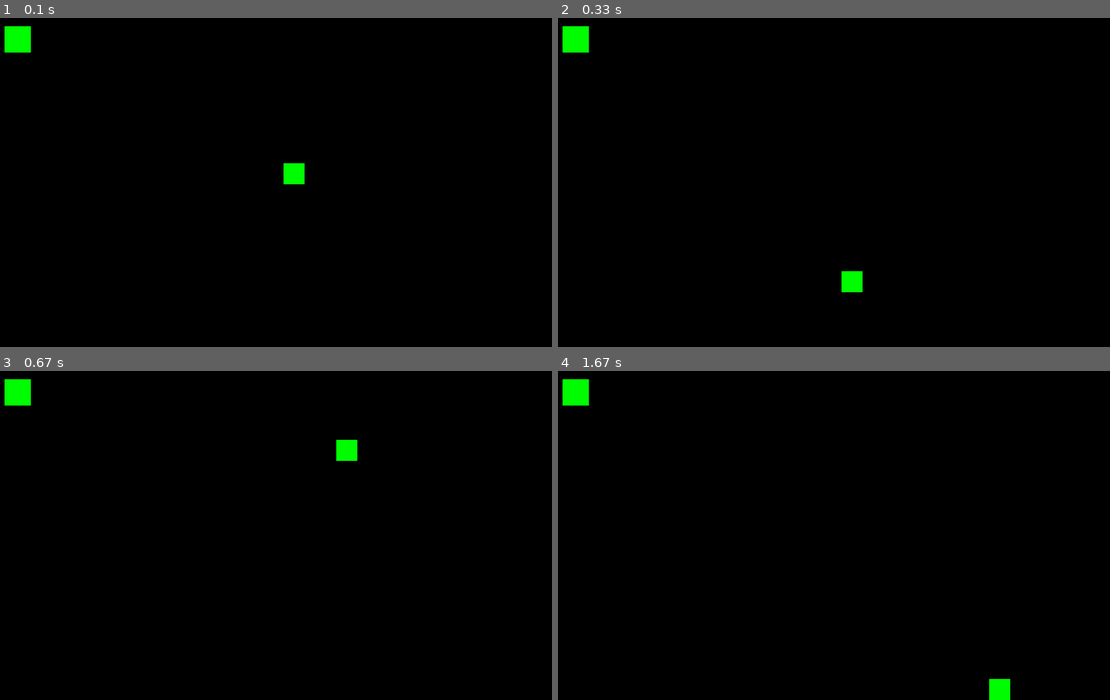
Above: before the commit, frames 1-4 (two rows, left to right).
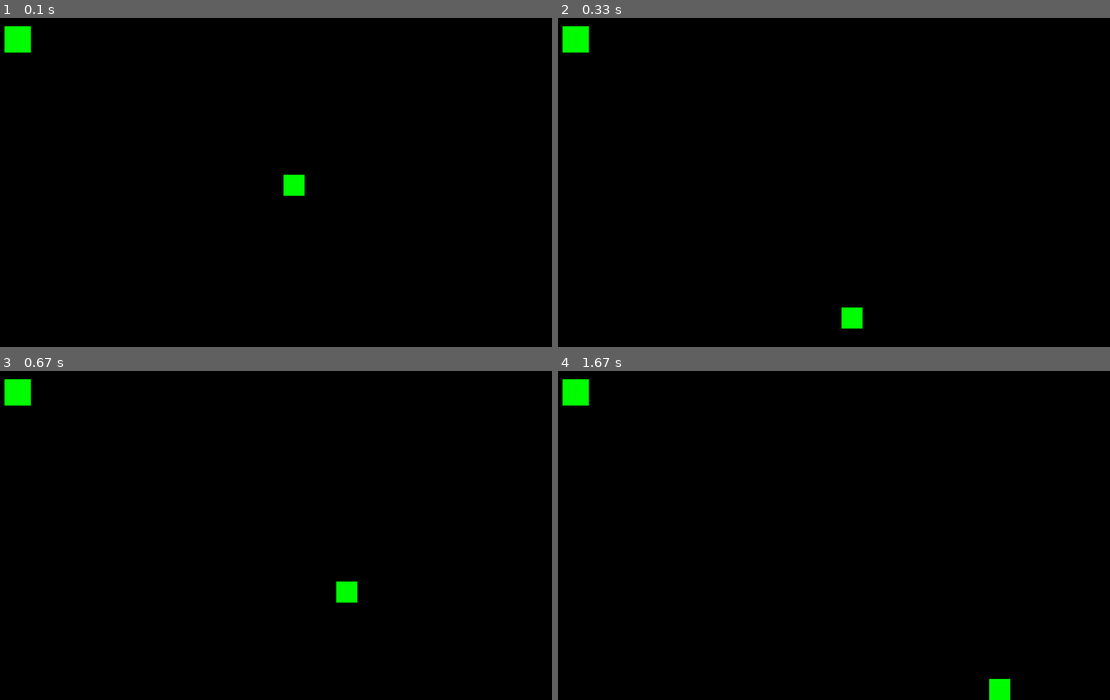
Above: after the commit, the same moments.

Repository: ChillinIguess/f-rste-pygame-prosjekt
Game: pygame game, started from Index.py
The game is run twice, just before and just after one commit, with the same random seed, the same clock (stepped at 60 frames per second) and the same inputs.
Inputs:
- Up to frame 1 (0.1 s): no input
- Up to frame 2 (0.33 s): no input
- Up to frame 3 (0.67 s): hold Space from 0.33 s (still down); hold Right from 0.33 s (still down)
- Up to frame 4 (1.67 s): release Space at 0.8 s; release Right at 0.8 s; hold Right 0.83-1.3 s

The runs differ from the first frame. In frame 1, 0.3% of the frame differs, in the area x 51-56%, y 43-55%; in frame 2, 0.5%, in the area x 51-56%, y 76-95%; in frame 3, 0.5%; in frame 4, nothing differs.

Commit message:
Jomp is now dynamic with hold time

Diff:
--- a/Index.py
+++ b/Index.py
@@ -19,13 +19,13 @@
 #Gravity
 playerVelocityY = 0
 gravity = 0.5
-jump_strength = -20
-on_ground = False
+jump_strength = -15
+onGround = False
 gravityplus = 3
 fastFall = 1
-ground_y = gameHeight
+groundY = gameHeight
 maxFallSpeed = 20
-neutralJump = 0
+neutralJump = 3
 #Glidning
 playerVelocityX = 0
 sliding = 0.5
@@ -113,12 +113,11 @@
     #player.x = PLAYER_VELOCITY_X
 
     # Collision with ground
-    if player.y + playerHeight >= ground_y:
-        player.y = ground_y - playerHeight
+    if player.y + playerHeight >= groundY:
+        player.y = groundY - playerHeight
+        onGround = True
+        kanHoppe = True
         playerVelocityY = 0
-        on_ground = True
-        kanHoppe = True
-
 
     window.fill(black)
 
@@ -133,16 +132,13 @@
 
     keys = pygame.key.get_pressed()
 
-    if on_ground == False:
-        if not keys[pygame.K_SPACE] or keys[pygame.K_UP]:
-            if playerVelocityY < neutralJump:
-                playerVelocityY = neutralJump
+
 
     #Jumping
     if keys[pygame.K_SPACE] or keys[pygame.K_UP]:
-        if kanHoppe == False:
+        if kanHoppe == True:
             playerVelocityY = jump_strength
-            on_ground = False
+            onGround = False
             kanHoppe = False
 
 
@@ -156,6 +152,11 @@
           #Faster fall downwards
     if playerVelocityY > 2 and playerVelocityY < maxFallSpeed:
                 playerVelocityY += fastFall
+
+    if not keys[pygame.K_SPACE] or keys[pygame.K_UP]:
+        if onGround == False:
+            if playerVelocityY < neutralJump:
+                playerVelocityY = neutralJump
 
     #Makes sure that there is a max fall speed
     if playerVelocityY > maxFallSpeed:
